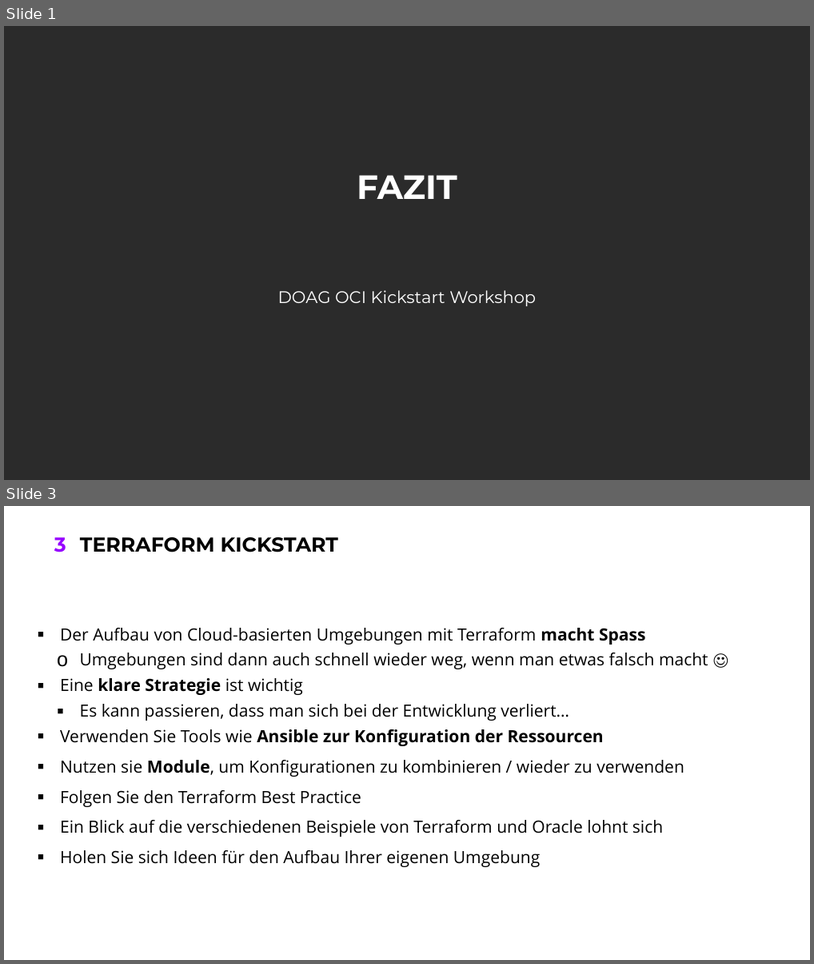
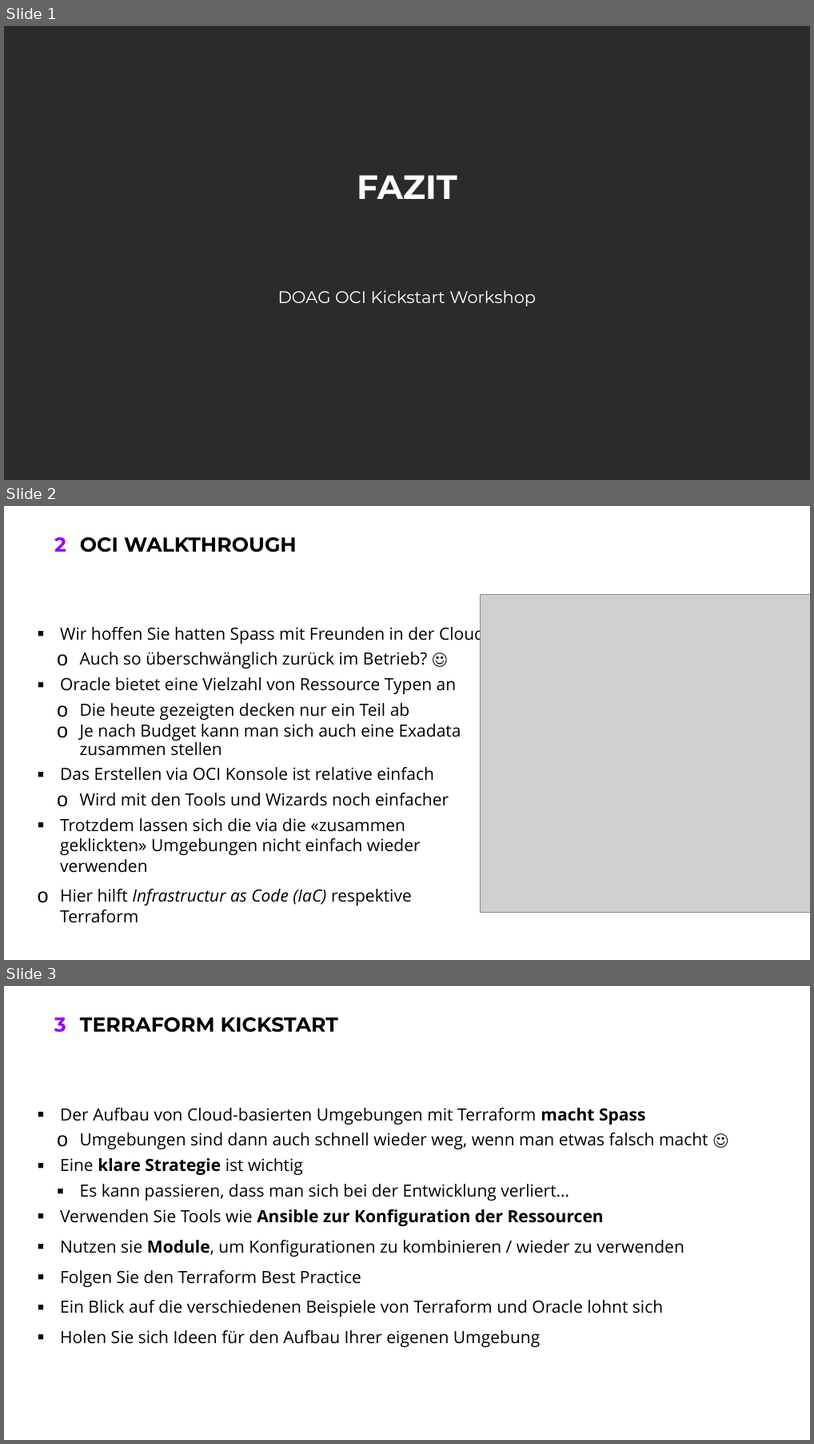
Before and after one commit to oehrlis/doag2022, a slide deck: ppt/04_Fazit.pptx. Shown one above the other, each under a label of ours: slides 1 and 3 before the commit, slides 1, 2 and 3 after it; the slides between them are not shown. The pictures are 814x964 and 814x1444 pixels, drawn with LibreOffice and Linux fonts; fonts in the diff are those of the drawing; grey boxes stand for pictures; background and template pictures are left out; a plain dark background stands for a picture behind light text. Boxes give left, top, right and bottom in pixels: in the first picture for what was removed or moved away, otherwise in the second. Text is boxed around its words. In the diff, an @@ line names an element or a change of style, - is before the commit and + after.

```diff
--- a/ppt/04_Fazit.pptx
+++ b/ppt/04_Fazit.pptx
@@ slide 2 added at box(4, 506, 810, 960), background #FFFFFF; not listed: 1 template element that a slide beside it also shows @@
@@ title added at box(80, 537, 297, 552), 24 pt, text #000000, bold @@
+OCI WALKTHROUGH
@@ picture added at box(480, 594, 810, 912) @@
@@ text added at box(60, 624, 485, 923), 20 pt, text #000000 @@
+▪ Wir hoffen Sie hatten Spass mit Freunden in der Cloud
+  o Auch so überschwänglich zurück im Betrieb? ☺
+▪ Oracle bietet eine Vielzahl von Ressource Typen an
+  o Die heute gezeigten decken nur ein Teil ab
+  o Je nach Budget kann man sich auch eine Exadata zusammen stellen
+▪ Das Erstellen via OCI Konsole ist relative einfach
+  o Wird mit den Tools und Wizards noch einfacher
+▪ Trotzdem lassen sich die via die «zusammen geklickten» Umgebungen nicht einfach wieder verwenden
+o Hier hilft Infrastructur as Code (IaC) respektive Terraform
```
Also in this commit, not shown: 4 slides removed.
